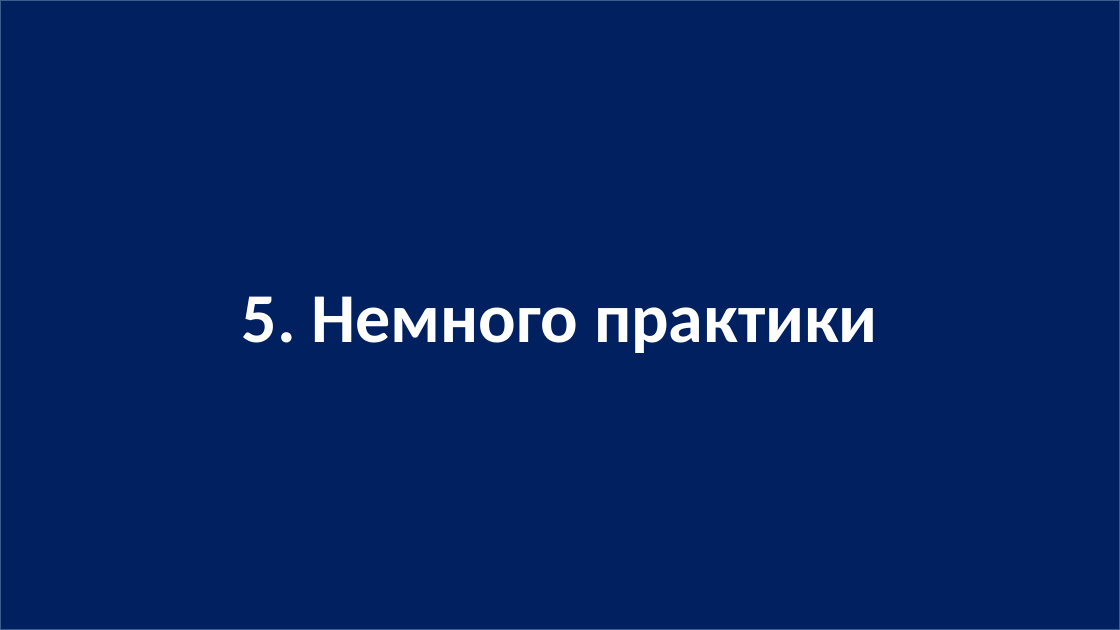
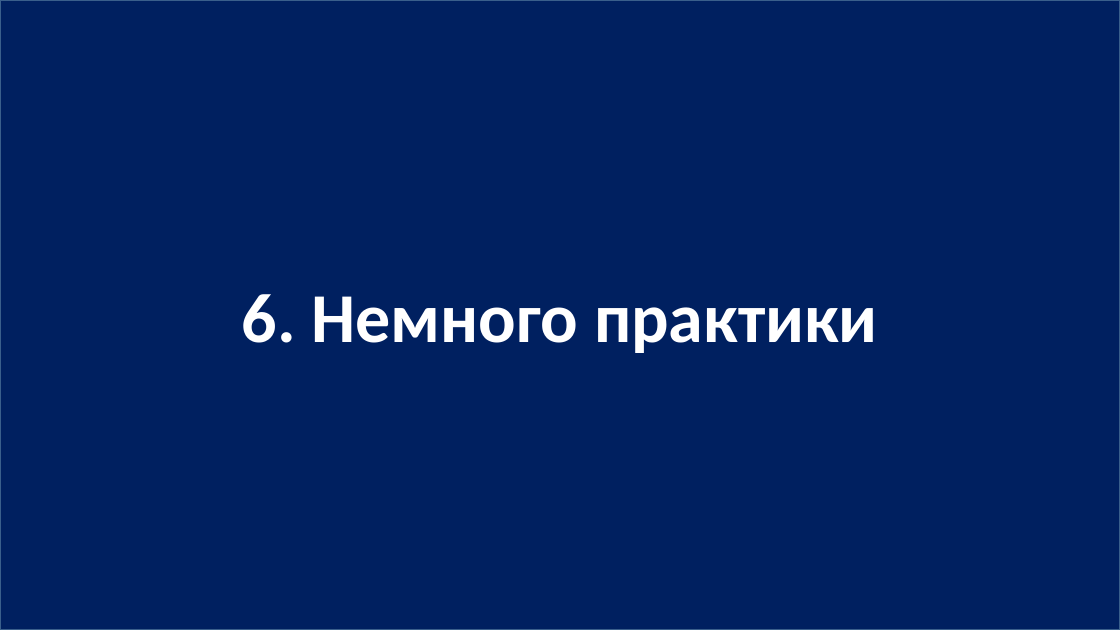
Before and after one commit to javascript-course-18-ortdnipro/lesson06, a slide deck: slide 19 of lesson06.pptx (slide 15 before the commit). Drawn at 1120x630 pixels with LibreOffice and Linux fonts; fonts in the diff are those of the drawing. Boxes give left, top, right and bottom in pixels: in the first picture for what was removed or moved away, otherwise in the second. Text is boxed around its words. In the diff, an @@ line names an element or a change of style, - is before the commit and + after.

```diff
--- a/lesson06.pptx
+++ b/lesson06.pptx
@@ text in rectangle at (x1=242, y1=294, x2=878, y2=353): text changed @@
-5. Немного практики
+6. Немного практики
```
Also in this commit, not shown: 2 other slides changed, 4 slides added, 1 other file.
